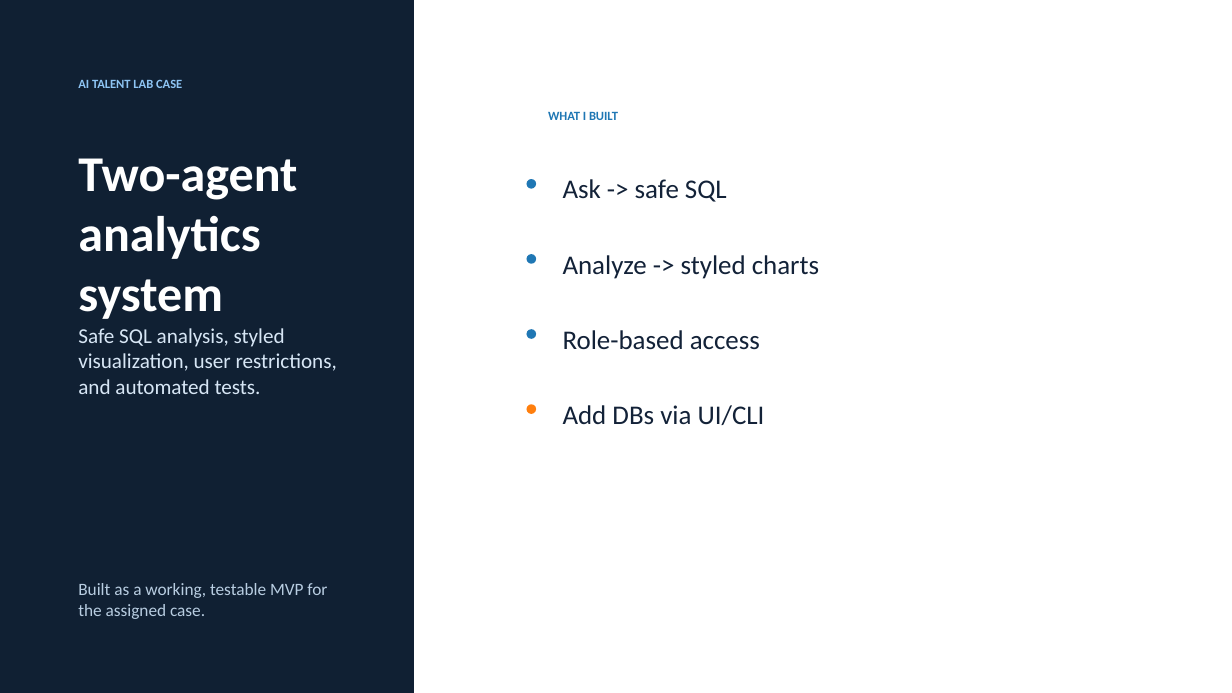
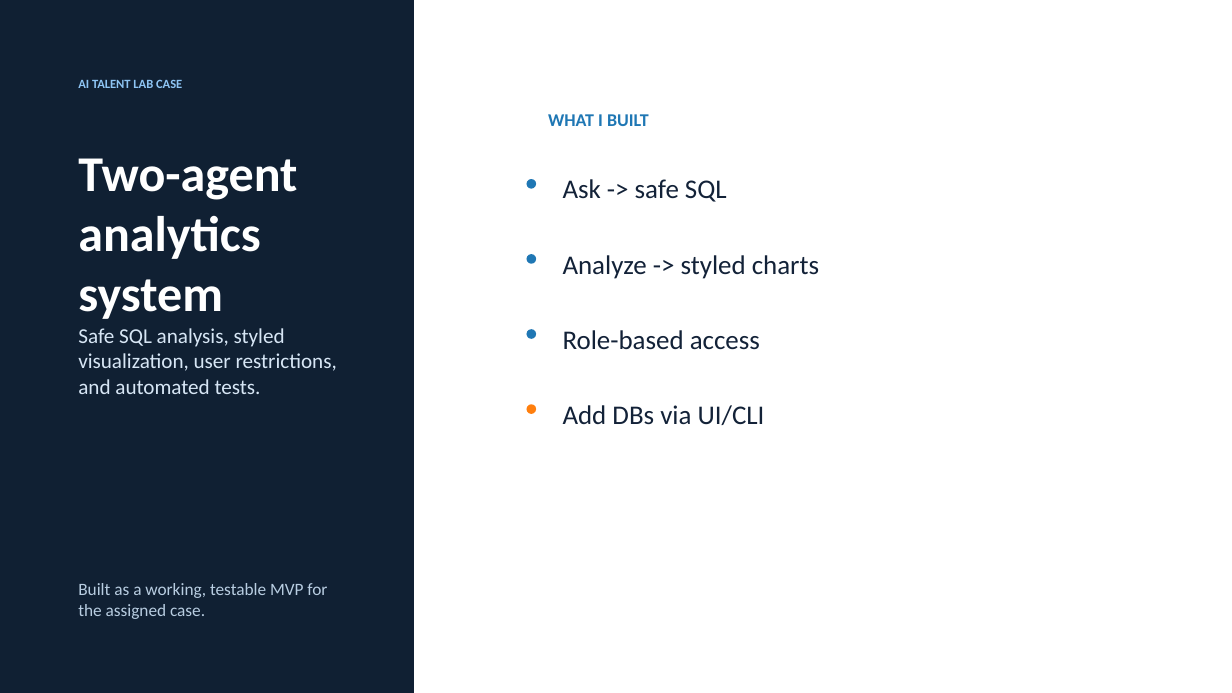
Before and after one commit to XiChen920/autonomous-ai-data-agents, a slide deck: slide 1 of presentation/autonomous_ai_agents_case_presentation_final.pptx. Drawn at 1232x693 pixels with LibreOffice and Linux fonts; fonts in the diff are those of the drawing. Boxes give left, top, right and bottom in pixels: in the first picture for what was removed or moved away, otherwise in the second. Text is boxed around its words. In the diff, an @@ line names an element or a change of style, - is before the commit and + after.

```diff
--- a/presentation/autonomous_ai_agents_case_presentation_final.pptx
+++ b/presentation/autonomous_ai_agents_case_presentation_final.pptx
@@ text "WHAT I BUILT" at (x1=548, y1=114, x2=649, y2=126): size 9.8 to 14 pt @@
```
Also in this commit, not shown: 3 other slides changed, 1 slide removed, 15 other files.
